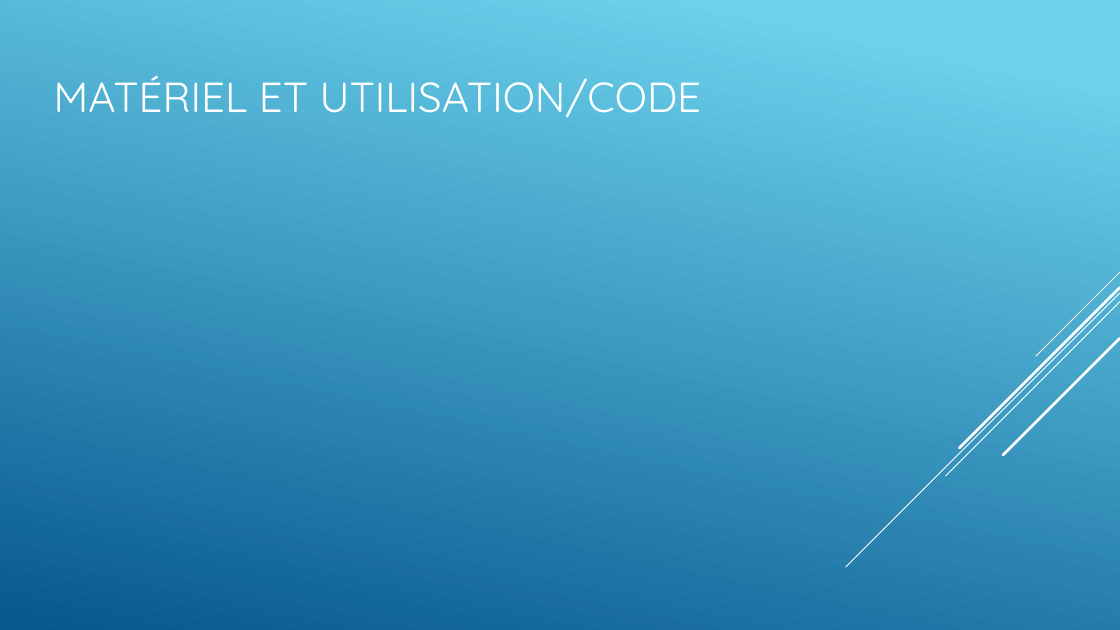
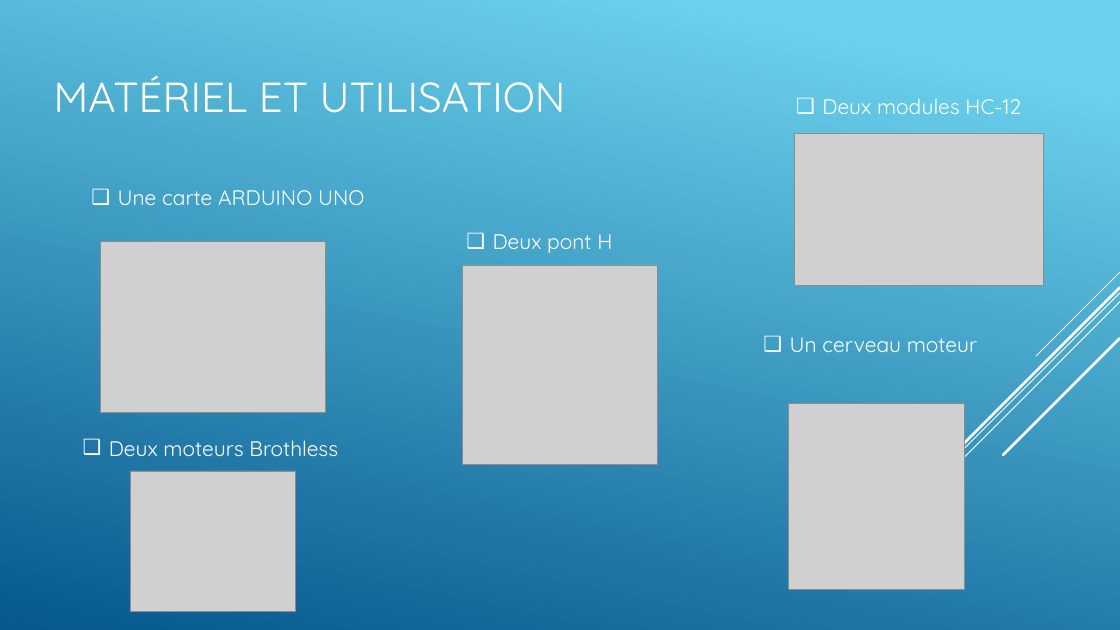
Before and after one commit to alexKrsn1234/Cimino-Krausener-PEIP2-ARDUINO-PROJECT-, a slide deck: slide 5 of PROJET ARDUINO oral.pptx. Drawn at 1120x630 pixels with LibreOffice and Linux fonts; fonts in the diff are those of the drawing; grey boxes stand for pictures. Boxes give left, top, right and bottom in pixels: in the first picture for what was removed or moved away, otherwise in the second. Text is boxed around its words. In the diff, an @@ line names an element or a change of style, - is before the commit and + after.

```diff
--- a/PROJET ARDUINO oral.pptx
+++ b/PROJET ARDUINO oral.pptx
@@ title at (54,76,566,113): text changed @@
-MATÉRIEL ET UTILISATION/CODE
+MATÉRIEL ET UTILISATION
@@ text added at (822,98,1021,114), 18 pt, text #FFFFFF @@
+❑ Deux modules HC-12
@@ picture added at (795,133,1044,285) @@
@@ text added at (118,190,364,205), 18 pt, text #FFFFFF @@
+❑ Une carte ARDUINO UNO
@@ text added at (493,234,612,253), 18 pt, text #FFFFFF @@
+❑ Deux pont H
@@ picture added at (101,242,326,413) @@
@@ picture added at (463,265,658,465) @@
@@ text added at (790,337,977,352), 18 pt, text #FFFFFF @@
+❑ Un cerveau moteur
@@ picture added at (789,404,965,590) @@
@@ text added at (109,440,338,456), 18 pt, text #FFFFFF @@
+❑ Deux moteurs Brothless
@@ picture added at (130,471,296,612) @@
```
Also in this commit, not shown: 3 other slides changed.
